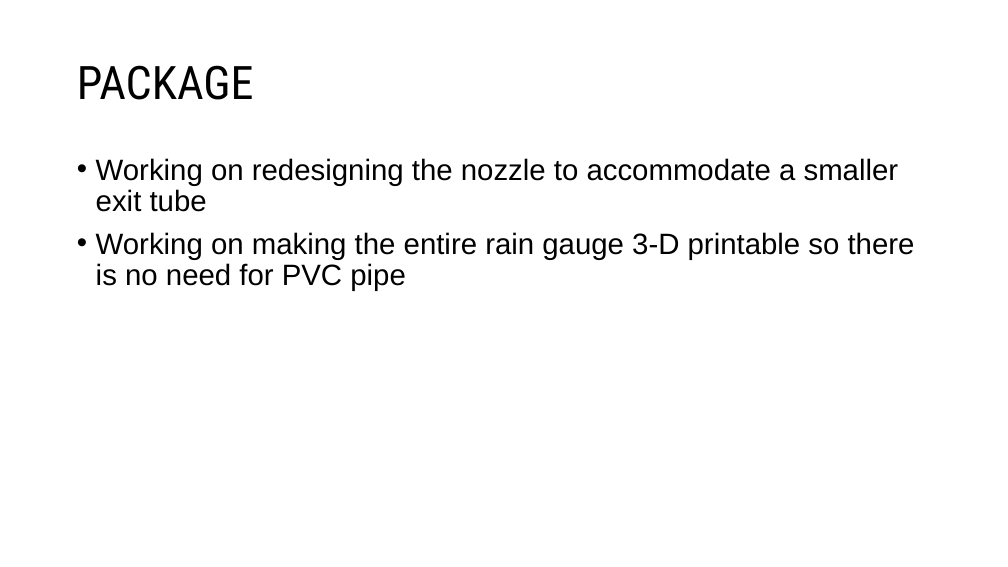
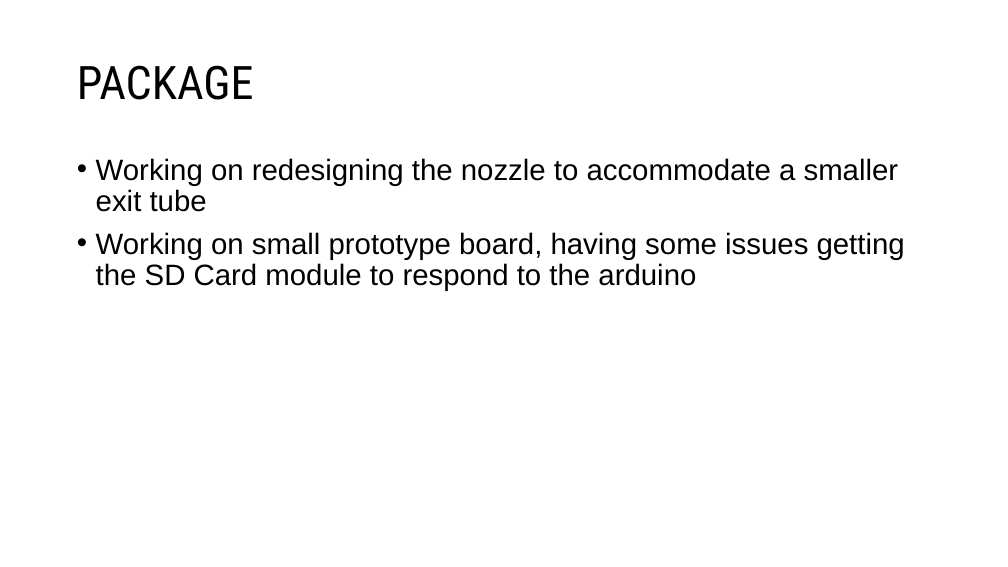
Before and after one commit to ryanbrownjr/My-Stuff, a slide deck: slide 4 of Spring 2022/17_Brown.pptx. Drawn at 1008x567 pixels with LibreOffice and Linux fonts; fonts in the diff are those of the drawing; background and template pictures are left out. Boxes give left, top, right and bottom in pixels: in the first picture for what was removed or moved away, otherwise in the second. Text is boxed around its words. In the diff, an @@ line names an element or a change of style, - is before the commit and + after.

Commit message:
Updates
Lab stuff and arduino code

```diff
--- a/Spring 2022/17_Brown.pptx
+++ b/Spring 2022/17_Brown.pptx
@@ text at bbox=[96, 232, 905, 291]: text changed @@
-• Working on making the entire rain gauge 3-D printable so there is no need for PVC pipe
+• Working on small prototype board, having some issues getting the SD Card module to respond to the arduino
```
Also in this commit, not shown: 1 other slide changed, 1 slide added, 2 slides removed, 3 other files.
